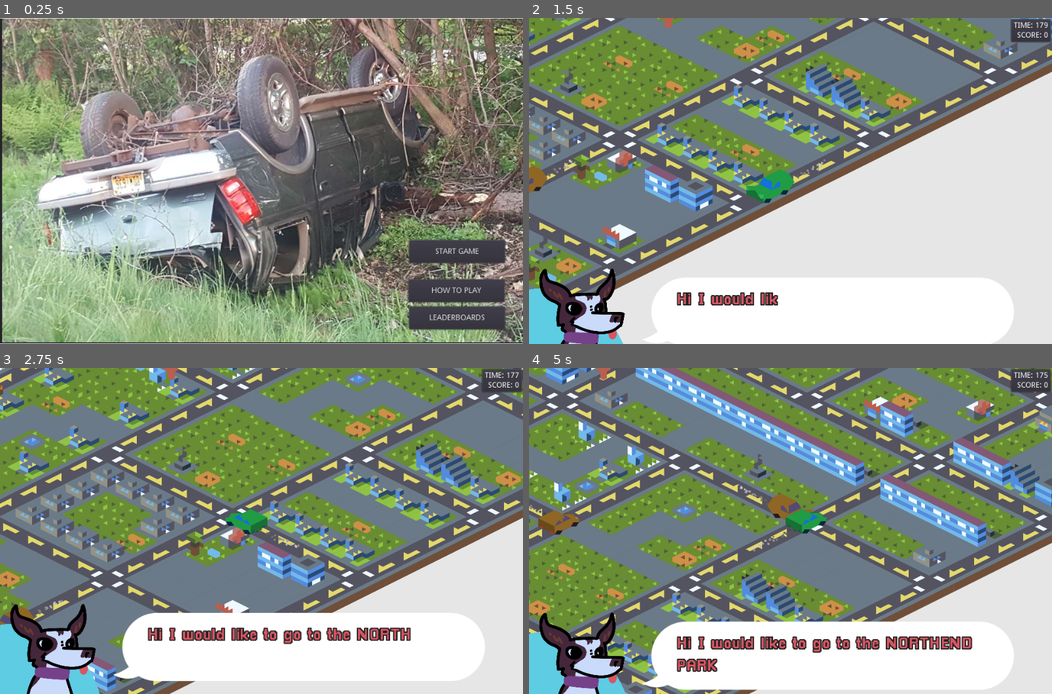
Above: before the commit, frames 1-4 (two rows, left to right).
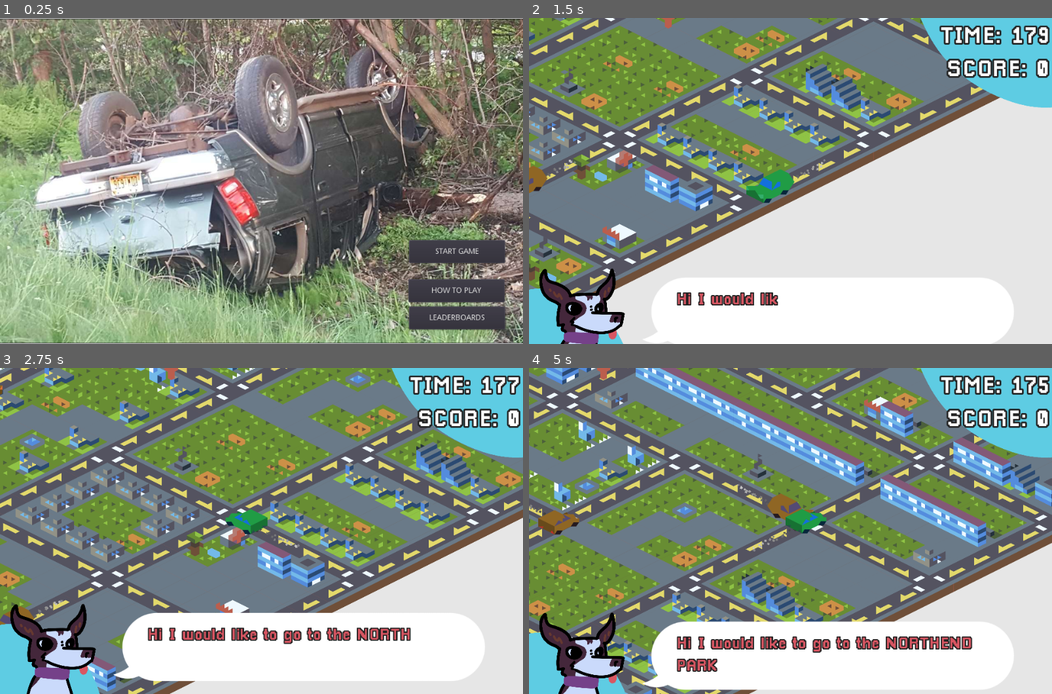
Above: after the commit, the same moments.

Repository: DevinPentecost/gmtkjam-2019
Game: Godot game, scene res://main_scenes/main_menu.tscn
The game is run twice, just before and just after one commit, with the same random seed, the same clock (stepped at 60 frames per second) and the same inputs. Sound files missing from this copy of the repository are replaced by a short silence.
Inputs (mouse positions are in pixels of both pictures, inside the frame that each line leads up to):
- Up to frame 1 (0.25 s): no input
- Up to frame 2 (1.5 s): click "START GAME" at 0.5 s; tap Enter at 1.25 s; move the mouse to (905, 164) at 1.27 s; hold Right (player_turn_right) from 1.28 s (still down); hold Up (player_turn_straight) from 1.28 s (still down); click (905, 164) at 1.42 s
- Up to frame 3 (2.75 s): move the mouse to (156, 547) at 2.02 s; release Right (player_turn_right) at 2.03 s; release Up (player_turn_straight) at 2.03 s; hold Left (player_turn_left) from 2.03 s (still down); tap Up (player_turn_straight) at 2.1 s
- Up to frame 4 (5 s): move the mouse to (842, 459) at 2.77 s; release Left (player_turn_left) at 2.78 s; hold Up (player_turn_straight) 2.78-3.53 s; hold Right (player_turn_right) 2.78-4.28 s; move the mouse to (764, 596) at 3.52 s; tap Up (player_turn_straight) at 3.6 s; click (764, 596) at 3.67 s; move the mouse to (947, 579) at 4.27 s; hold Left (player_turn_left) from 4.28 s (still down); hold Up (player_turn_straight) from 4.28 s (still down)

The runs differ from the first frame. In frame 1, 35% of the frame differs, in the area x 0-100%, y 0-100%; in frame 2, 5.0%; in frame 3, 5.0%; in frame 4, 5.0%.

Commit message:
Quick corner score GUI

Diff:
--- a/project/main_scenes/main_menu.tscn
+++ b/project/main_scenes/main_menu.tscn
@@ -20,7 +20,7 @@
 margin_bottom = 39.0
 
 [node name="20180528-205447-jpg" type="Sprite" parent="panel_primary/background_image"]
-position = Vector2( 483.71, 299.292 )
+position = Vector2( 480, 300 )
 scale = Vector2( 0.754988, 0.827907 )
 texture = ExtResource( 2 )
 
--- a/project/objects/gui/ScoreGUI.tscn
+++ b/project/objects/gui/ScoreGUI.tscn
@@ -1,7 +1,10 @@
-[gd_scene load_steps=2 format=2]
+[gd_scene load_steps=4 format=2]
+
+[ext_resource path="res://2d_resources/dogs/circle.png" type="Texture" id=1]
+[ext_resource path="res://objects/gui/font.tres" type="DynamicFont" id=2]
 
 [sub_resource type="GDScript" id=1]
-script/source = "extends PanelContainer
+script/source = "extends Control
 
 #Find the game controller
 var game_controller = null
@@ -27,27 +30,46 @@
 	$VBoxContainer/ScoreLabel.text = \"SCORE: \" + str(int(game_controller.score))
 "
 
-[node name="ScoreGUI" type="PanelContainer"]
+[node name="ScoreGUI" type="Control"]
 anchor_left = 1.0
 anchor_right = 1.0
 grow_horizontal = 0
 script = SubResource( 1 )
 
+[node name="TextureRect" type="TextureRect" parent="."]
+anchor_left = 1.0
+anchor_right = 1.0
+margin_left = 44.354
+margin_top = 204.82
+margin_right = 1150.35
+margin_bottom = 1300.82
+grow_horizontal = 0
+grow_vertical = 0
+rect_rotation = 180.0
+rect_scale = Vector2( 0.3, 0.3 )
+size_flags_horizontal = 0
+size_flags_vertical = 0
+texture = ExtResource( 1 )
+stretch_mode = 4
+
 [node name="VBoxContainer" type="VBoxContainer" parent="."]
-margin_left = 7.0
-margin_top = 7.0
-margin_right = 88.0
-margin_bottom = 39.0
+margin_left = -267.018
+margin_top = 7.28345
+margin_right = -4.01837
+margin_bottom = 125.283
+grow_horizontal = 0
 
 [node name="TimeLabel" type="Label" parent="VBoxContainer"]
-margin_right = 81.0
-margin_bottom = 14.0
+margin_right = 263.0
+margin_bottom = 57.0
+custom_fonts/font = ExtResource( 2 )
 text = "TIME: 0000"
 align = 2
 
 [node name="ScoreLabel" type="Label" parent="VBoxContainer"]
-margin_top = 18.0
-margin_right = 81.0
-margin_bottom = 32.0
+margin_top = 61.0
+margin_right = 263.0
+margin_bottom = 118.0
+custom_fonts/font = ExtResource( 2 )
 text = "SCORE: 0000"
 align = 2
--- /dev/null
+++ b/project/objects/gui/font.tres
@@ -0,0 +1,14 @@
+[gd_resource type="DynamicFont" load_steps=2 format=2]
+
+[sub_resource type="DynamicFontData" id=1]
+font_path = "res://2d_resources/font/pixellari/Pixellari.ttf"
+
+[resource]
+size = 42
+outline_size = 3
+outline_color = Color( 0.133333, 0.133333, 0.133333, 1 )
+extra_spacing_top = 7
+extra_spacing_bottom = 7
+extra_spacing_char = 1
+extra_spacing_space = 2
+font_data = SubResource( 1 )
--- a/project/objects/gui/passenger_message.tscn
+++ b/project/objects/gui/passenger_message.tscn
@@ -1,23 +1,11 @@
-[gd_scene load_steps=8 format=2]
+[gd_scene load_steps=7 format=2]
 
 [ext_resource path="res://objects/gui/passenger_message.gd" type="Script" id=1]
 [ext_resource path="res://2d_resources/dogs/chatbox.png" type="Texture" id=2]
-[ext_resource path="res://2d_resources/dogs/dog2a.png" type="Texture" id=3]
-[ext_resource path="res://2d_resources/dogs/circle.png" type="Texture" id=4]
-[ext_resource path="res://objects/audio/new_dropoff_callout.tscn" type="PackedScene" id=5]
-
-[sub_resource type="DynamicFontData" id=1]
-font_path = "res://2d_resources/font/pixellari/Pixellari.ttf"
-
-[sub_resource type="DynamicFont" id=2]
-size = 42
-outline_size = 3
-outline_color = Color( 0.133333, 0.133333, 0.133333, 1 )
-extra_spacing_top = 7
-extra_spacing_bottom = 7
-extra_spacing_char = 1
-extra_spacing_space = 2
-font_data = SubResource( 1 )
+[ext_resource path="res://objects/gui/font.tres" type="DynamicFont" id=3]
+[ext_resource path="res://2d_resources/dogs/dog2a.png" type="Texture" id=4]
+[ext_resource path="res://2d_resources/dogs/circle.png" type="Texture" id=5]
+[ext_resource path="res://objects/audio/new_dropoff_callout.tscn" type="PackedScene" id=6]
 
 [node name="passenger_message" type="Node2D" groups=[
 "message_gui",
@@ -57,7 +45,7 @@
 margin_bottom = 173.0
 rect_min_size = Vector2( 605, 115 )
 rect_clip_content = false
-custom_fonts/normal_font = SubResource( 2 )
+custom_fonts/normal_font = ExtResource( 3 )
 custom_colors/default_color = Color( 0.85098, 0.341176, 0.388235, 1 )
 meta_underlined = false
 text = "I can't wait to go home and see my family!"
Not shown: 2 places in project/objects/gui/passenger_message.tscn that only renumber resources
